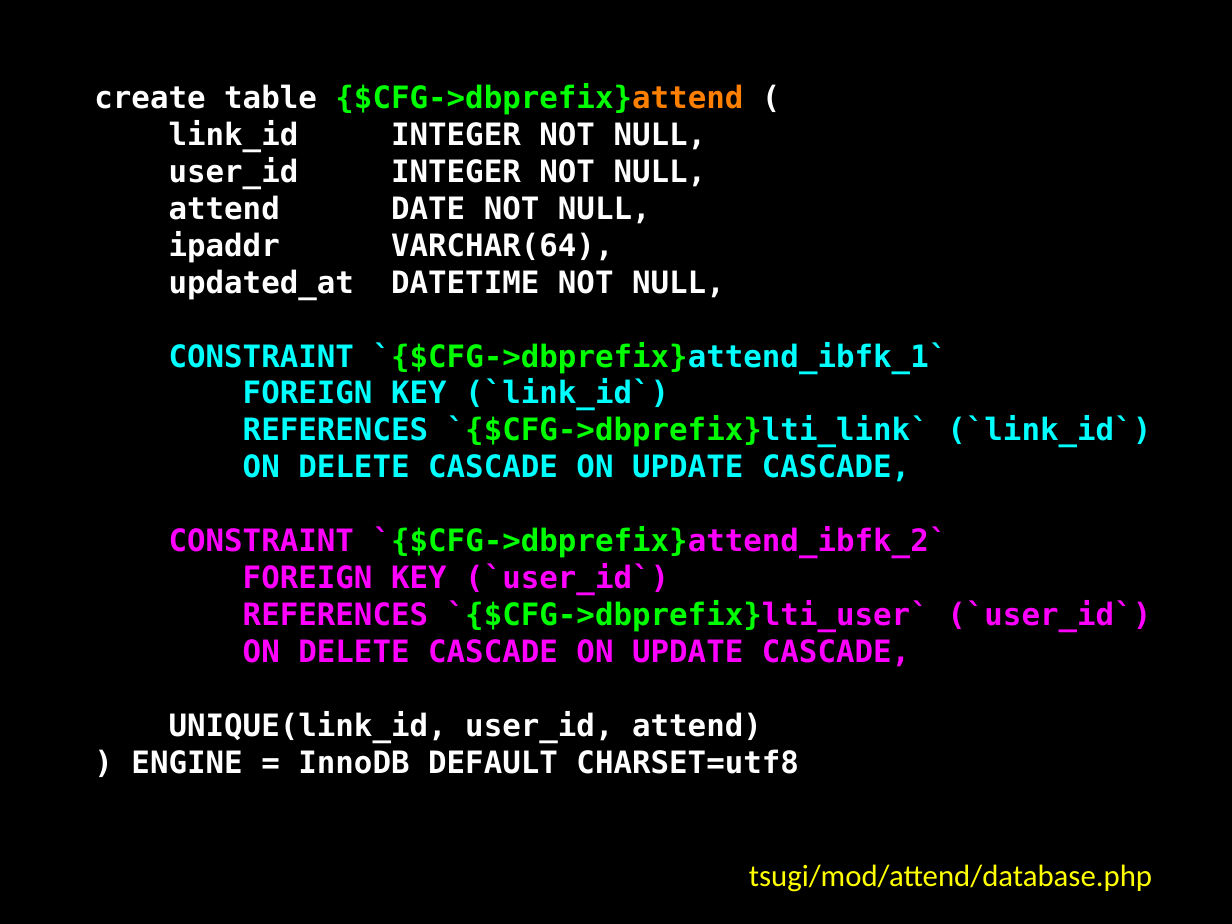
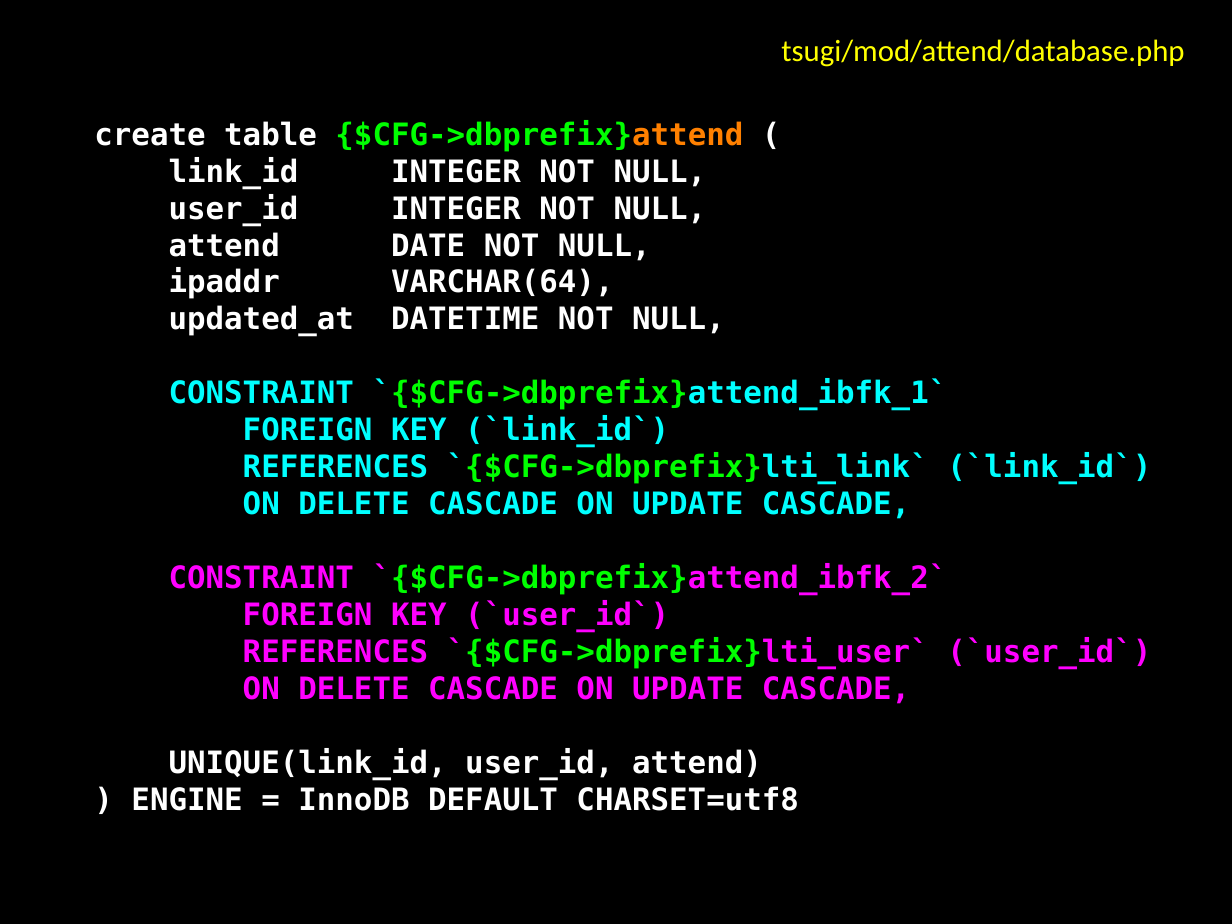
Before and after one commit to tsugiproject/tsugi, a slide deck: slide 15 of docs/lectures/02-Data-Model.pptx. Drawn at 1232x924 pixels with LibreOffice and Linux fonts; fonts in the diff are those of the drawing. Boxes give left, top, right and bottom in pixels: in the first picture for what was removed or moved away, otherwise in the second. Text is boxed around its words. In the diff, an @@ line names an element or a change of style, - is before the commit and + after.

```diff
--- a/docs/lectures/02-Data-Model.pptx
+++ b/docs/lectures/02-Data-Model.pptx
@@ text "tsugi/mod/attend/database.php": place and size @@
-text "tsugi/mod/attend/database.php" at <box>749,864,1152,892</box>
+text "tsugi/mod/attend/database.php" at <box>781,39,1184,67</box>
@@ text "create table {$CFG->dbprefix}attend (": place and size @@
-text "create table {$CFG->dbprefix}attend (" at <box>94,83,1151,774</box>
+text "create table {$CFG->dbprefix}attend (" at <box>94,120,1151,811</box>
```
Also in this commit, not shown: 3 other slides changed, 16 slides added.
